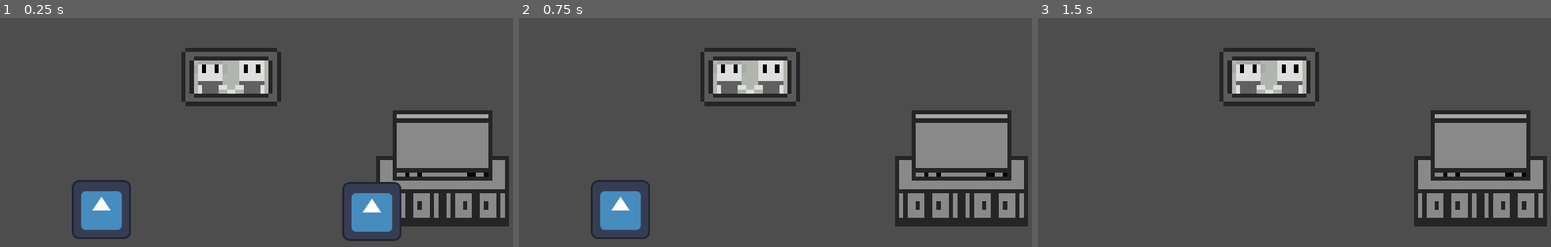
Above: before the commit, frames 1-3 (left to right).
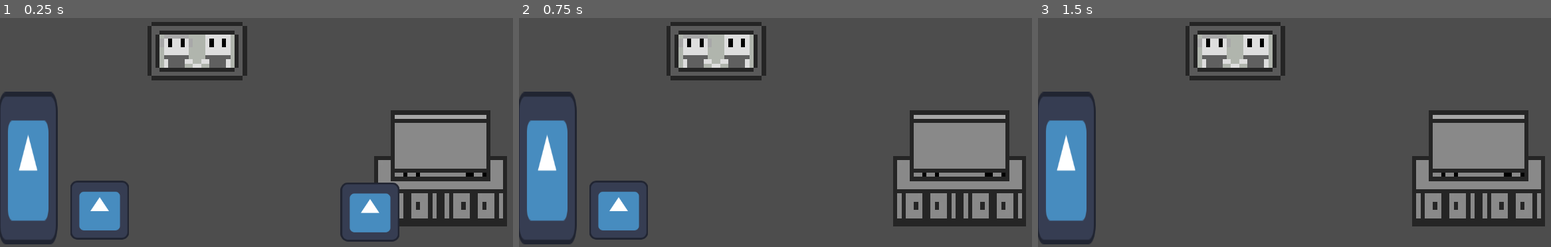
Above: after the commit, the same moments.

Repository: discordLC/Scream-Secret-Game-Jam
Game: Godot game, scene res://Scenes/World/room_1.tscn
Two runs of this game, one before a commit and one after it. Both use one fixed random seed, a clock stepped at 60 frames per second and the inputs below. The project has no main scene, so this scene is started directly. The engine's default icon, where the game draws it, is replaced by a stand-in: a white triangle on a blue panel in a dark square.
Inputs (mouse positions are in pixels of both pictures, inside the frame that each line leads up to):
- Up to frame 1 (0.25 s): no input
- Up to frame 2 (0.75 s): tap Enter at 0.5 s; move the mouse to (893, 212) at 0.52 s; click (893, 212) at 0.67 s
- Up to frame 3 (1.5 s): tap Space at 1.25 s; move the mouse to (1140, 210) at 1.27 s; click (1140, 210) at 1.42 s

The runs differ from the first frame. In frame 1, 13% of the frame differs, in the area x 0-100%, y 1-99%; in frame 2, 12%; in frame 3, 12%.

Commit message:
Door
Added a 'door' script that allows the player to move to a new scene but right now BIG BUG that it completely deletes the previous scene so you can't go back.

THIS IS A BIG BUG AND NEEDS TO BE FIXED AND I HAVE SPENT THE LAST TWO HOURS TRYING TO DO IT SO IM CALLING IT A NIGHT

Diff:
--- /dev/null
+++ b/Scenes/Environment/door.tscn
@@ -0,0 +1,21 @@
+[gd_scene load_steps=4 format=3 uid="uid://di3t6mulylhuc"]
+
+[ext_resource type="Texture2D" uid="uid://c0nc8ecse5pg3" path="res://icon.svg" id="1_h2nbe"]
+[ext_resource type="Script" path="res://Scripts/Items/door.gd" id="1_vafn2"]
+
+[sub_resource type="RectangleShape2D" id="RectangleShape2D_8osdv"]
+size = Vector2(130, 330)
+
+[node name="Door" type="Area2D"]
+script = ExtResource("1_vafn2")
+
+[node name="Sprite2D" type="Sprite2D" parent="."]
+position = Vector2(65, 476)
+scale = Vector2(1, 2.58594)
+texture = ExtResource("1_h2nbe")
+
+[node name="CollisionShape2D" type="CollisionShape2D" parent="."]
+position = Vector2(65, 476)
+shape = SubResource("RectangleShape2D_8osdv")
+
+[connection signal="input_event" from="." to="." method="_on_input_event"]
--- a/Scenes/World/room_1.tscn
+++ b/Scenes/World/room_1.tscn
@@ -1,17 +1,14 @@
-[gd_scene load_steps=5 format=3 uid="uid://d3evodr7e3268"]
+[gd_scene load_steps=6 format=3 uid="uid://d3evodr7e3268"]
 
 [ext_resource type="PackedScene" uid="uid://bn6ndatau34gr" path="res://Scenes/Environment/changing_picture.tscn" id="1_cmt2h"]
-[ext_resource type="Script" path="res://Scripts/Managers/game_manager.gd" id="1_xwnrg"]
 [ext_resource type="PackedScene" uid="uid://de0bl7qko5b6o" path="res://Scenes/Environment/changing_tv.tscn" id="2_8qgex"]
 [ext_resource type="PackedScene" uid="uid://buakxy8kmqr2d" path="res://Scenes/Environment/clickable_item.tscn" id="3_mond5"]
+[ext_resource type="PackedScene" uid="uid://di3t6mulylhuc" path="res://Scenes/Environment/door.tscn" id="5_vtjna"]
+[ext_resource type="PackedScene" uid="uid://dwddgwrfk83d3" path="res://Scenes/World/room_2.tscn" id="6_ayqis"]
 
 [node name="Room_1" type="Node2D"]
-script = ExtResource("1_xwnrg")
 
-[node name="SubViewport" type="SubViewport" parent="."]
-size = Vector2i(1920, 1080)
-
-[node name="Camera2D2" type="Camera2D" parent="SubViewport"]
+[node name="Camera2D2" type="Camera2D" parent="."]
 position = Vector2(580, 323)
 
 [node name="Environment" type="Node2D" parent="."]
@@ -20,7 +17,7 @@
 position = Vector2(959, 459)
 
 [node name="Changing Picture" parent="Environment" instance=ExtResource("1_cmt2h")]
-position = Vector2(501, 279)
+position = Vector2(431, 222)
 
 [node name="ClickableItem" parent="Environment" instance=ExtResource("3_mond5")]
 z_index = 1
@@ -30,3 +27,6 @@
 z_index = 1
 position = Vector2(220, 567)
 item_type = 1
+
+[node name="Door" parent="Environment" instance=ExtResource("5_vtjna")]
+target_scene = ExtResource("6_ayqis")
--- a/Scenes/World/room_2.tscn
+++ b/Scenes/World/room_2.tscn
@@ -1,12 +1,12 @@
-[gd_scene load_steps=5 format=3 uid="uid://dwddgwrfk83d3"]
+[gd_scene load_steps=6 format=3 uid="uid://dwddgwrfk83d3"]
 
-[ext_resource type="Script" path="res://Scripts/Managers/game_manager.gd" id="1_h0g4e"]
 [ext_resource type="PackedScene" uid="uid://de0bl7qko5b6o" path="res://Scenes/Environment/changing_tv.tscn" id="1_nc1qb"]
 [ext_resource type="PackedScene" uid="uid://bn6ndatau34gr" path="res://Scenes/Environment/changing_picture.tscn" id="2_awq1x"]
 [ext_resource type="PackedScene" uid="uid://buakxy8kmqr2d" path="res://Scenes/Environment/clickable_item.tscn" id="3_t6c4s"]
+[ext_resource type="PackedScene" uid="uid://di3t6mulylhuc" path="res://Scenes/Environment/door.tscn" id="5_783nn"]
+[ext_resource type="PackedScene" uid="uid://d3evodr7e3268" path="res://Scenes/World/room_1.tscn" id="6_8jayq"]
 
 [node name="Room_2" type="Node2D"]
-script = ExtResource("1_h0g4e")
 
 [node name="SubViewport" type="SubViewport" parent="."]
 size = Vector2i(1920, 1080)
@@ -30,3 +30,7 @@
 z_index = 1
 position = Vector2(299, 207)
 item_type = 1
+
+[node name="Door" parent="Environment" instance=ExtResource("5_783nn")]
+position = Vector2(80, 4)
+target_scene = ExtResource("6_8jayq")
--- /dev/null
+++ b/Scripts/Items/door.gd
@@ -0,0 +1,11 @@
+extends Area2D
+
+@export var target_scene: PackedScene
+
+func _on_input_event(_viewport, event, _shape_idx):
+	if event is InputEventMouseButton and event.pressed:
+		print("New Room")
+		if target_scene:
+			get_tree().change_scene_to_packed(target_scene)
+		else:
+			print("Error: target_scene is not assigned.")
--- a/Scripts/Managers/game_manager.gd
+++ /dev/null
@@ -1,23 +0,0 @@
-extends Node2D
-
-var aspect_ratio_width: int = 16
-var aspect_ratio_height: int = 9
-var viewport: Viewport
-
-func _ready():
-	viewport = $SubViewport
-	update_aspect_ratio()
-
-func update_aspect_ratio():
-	var screen_size = get_viewport().size
-	var screen_aspect = screen_size.x / screen_size.y
-	var target_aspect = aspect_ratio_width / aspect_ratio_height
-
-	if screen_aspect > target_aspect:
-		# Screen is wider than the target aspect ratio
-		var new_width = int(screen_size.y * target_aspect)
-		viewport.size = Vector2i(new_width, int(screen_size.y))
-	else:
-		# Screen is taller than the target aspect ratio
-		var new_height = int(screen_size.x / target_aspect)
-		viewport.size = Vector2i(int(screen_size.x), new_height)
